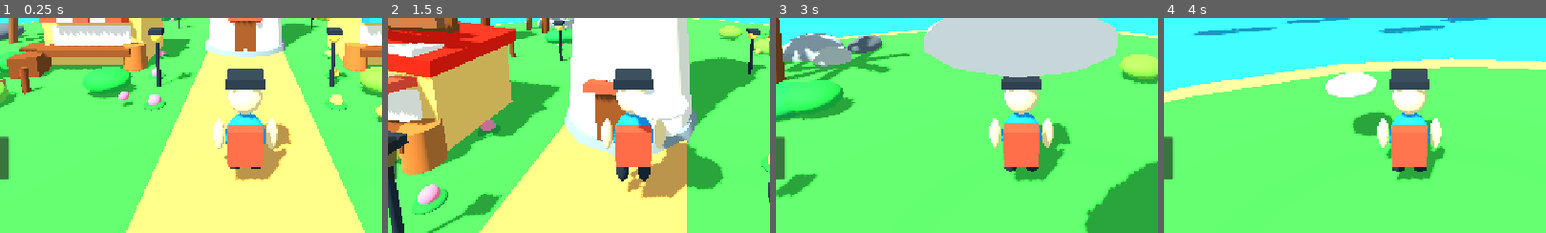
Above: before the commit, frames 1-4 (left to right).
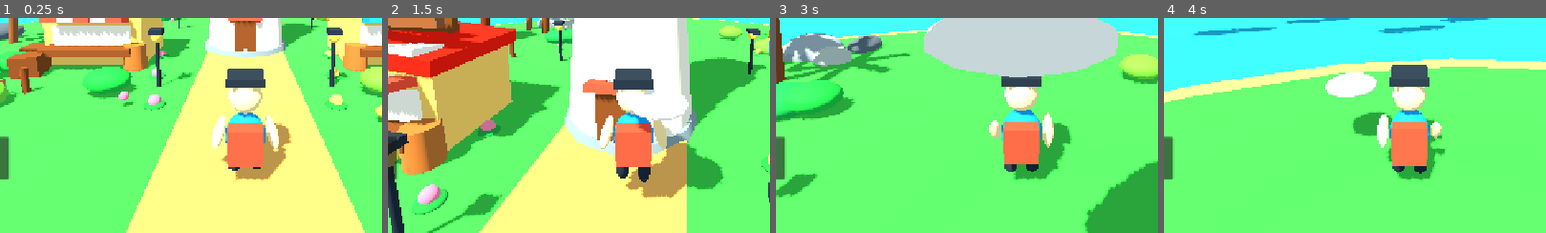
Above: after the commit, the same moments.

Repository: ksotik22/Catch-a-Mutant
Game: Godot game, scene res://scenes/main.tscn
Same seed, same stepped clock (60 frames per second), same inputs: the game is played once before the commit and once after it.
Inputs (mouse positions are % of the whole screen's width and height, from its top left):
- Up to frame 1 (0.25 s): no input
- Up to frame 2 (1.5 s): move the mouse to (55, 50) at 0.52 s; hold W from 0.53 s (still down); click (55, 50) at 0.67 s; tap Space at 0.77 s; move the mouse to (45, 50) at 1.27 s
- Up to frame 3 (3 s): keep holding W; tap Space at 1.52 s; move the mouse to (52, 48) at 2.02 s; move the mouse to (49, 52) at 2.77 s; click (49, 52) at 2.92 s
- Up to frame 4 (4 s): keep holding W; tap Space at 3.02, 3.77 s; move the mouse to (57, 51) at 3.52 s
The pictures show only the part of the screen within x 18-68%, y 50-100%; the shares and areas given below are measured in that part.

The runs differ from the first frame. In frame 1, 1.0% of the frame differs, in the area x 55-77%, y 32-76%; in frame 2, 0.7%; in frame 3, 1.5%; in frame 4, 1.6%, in the area x 55-73%, y 21-76%.
Error before the commit: Parse Error: Cannot infer the type of "bob" variable because the value doesn't have a set type. (res://scripts/player_animation.gd:24)

Commit message:
Fix animation numeric type inference in Godot

Diff:
--- a/scripts/player_animation.gd
+++ b/scripts/player_animation.gd
@@ -1,8 +1,8 @@
 extends Node
 
 var player: CharacterBody3D
-var t := 0.0
-var base := {}
+var t: float = 0.0
+var base: Dictionary = {}
 
 func _ready() -> void:
     player = get_parent() as CharacterBody3D
@@ -17,11 +17,11 @@
 func _physics_process(delta: float) -> void:
     if base.is_empty():
         return
-    var moving := Vector2(player.velocity.x, player.velocity.z).length() > 0.5 and player.is_on_floor()
-    var airborne := not player.is_on_floor()
+    var moving: bool = Vector2(player.velocity.x, player.velocity.z).length() > 0.5 and player.is_on_floor()
+    var airborne: bool = not player.is_on_floor()
     t += delta * (10.0 if moving else 3.0)
-    var swing := sin(t) * (0.75 if moving else 0.06)
-    var bob := abs(sin(t * 2.0)) * (0.09 if moving else 0.025)
+    var swing: float = sin(t) * (0.75 if moving else 0.06)
+    var bob: float = absf(sin(t * 2.0)) * (0.09 if moving else 0.025)
     _pose("LeftArm", Vector3(swing, 0, 0), Vector3(0, bob, 0))
     _pose("RightArm", Vector3(-swing, 0, 0), Vector3(0, bob, 0))
     _pose("LeftLeg", Vector3(-swing * 0.7, 0, 0), Vector3(0, bob * 0.35, 0))
